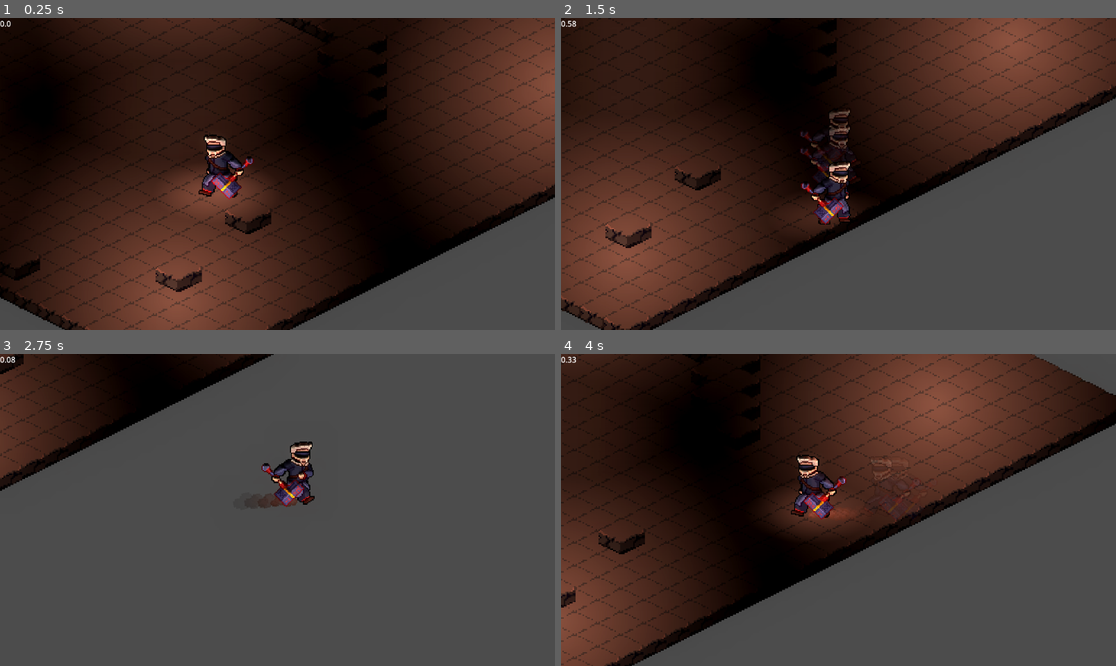
Above: before the commit, frames 1-4 (two rows, left to right).
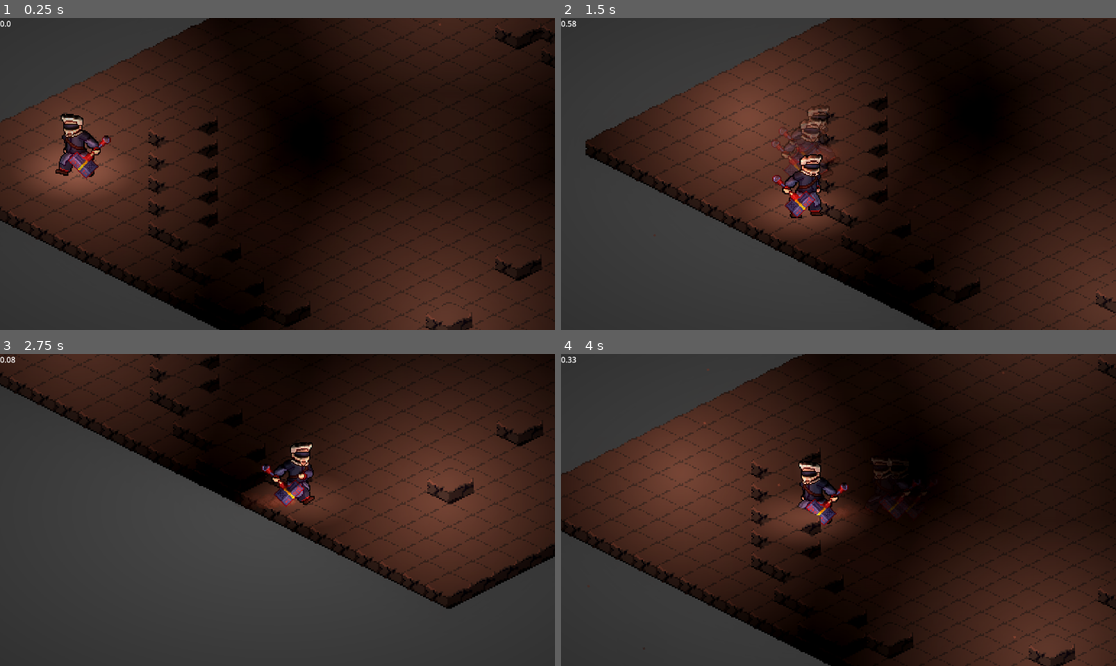
Above: after the commit, the same moments.

Repository: VoidPep/StampExorcists
Game: Godot game, scene res://scenes/tiles/tile_map.tscn
The game is run twice, just before and just after one commit, with the same random seed, the same clock (stepped at 60 frames per second) and the same inputs. The engine's default icon, where the game draws it, is replaced by a stand-in: a white triangle on a blue panel in a dark square.
Inputs:
- Up to frame 1 (0.25 s): no input
- Up to frame 2 (1.5 s): hold Right (ui_right) 0.53-1.28 s; tap Shift (dash) at 0.6, 1.35 s; tap Space at 0.77 s; hold Down (ui_down) from 1.28 s (still down)
- Up to frame 3 (2.75 s): tap Space at 1.52 s; release Down (ui_down) at 2.03 s; hold Right (ui_right) from 2.03 s (still down); tap Shift (dash) at 2.1 s
- Up to frame 4 (4 s): release Right (ui_right) at 2.78 s; hold Up (ui_up) 2.78-3.53 s; tap Shift (dash) at 2.85, 3.6 s; tap Space at 3.02, 3.77 s; hold Left (ui_left) from 3.53 s (still down)

The runs differ from the first frame. In frame 1, 64% of the frame differs, in the area x 0-100%, y 0-100%; in frame 2, 83%; in frame 3, 52%; in frame 4, 84%.

Commit message:
Sistema de particula de poeira

Diff:
--- /dev/null
+++ b/art/shaders/vignette.gdshader
@@ -0,0 +1,12 @@
+shader_type canvas_item;
+
+uniform float outerRadius : hint_range(0.0, 5.0) = 1.0;
+uniform float MainAlpha : hint_range(0.0, 1.0) = 1.0;
+uniform vec4 vignette_color: source_color;
+
+void fragment() {
+	float x = abs(UV.x-.5)*2.0;
+	float y = abs(UV.y-.5)*2.0;
+	float v = (sqrt((x*x)+(y*y))/outerRadius);
+	COLOR = vec4(vignette_color.rgb,v*MainAlpha);
+}
--- /dev/null
+++ b/scenes/tiles/enviroment_particles.tscn
@@ -0,0 +1,22 @@
+[gd_scene format=3 uid="uid://dygwlndx08luy"]
+
+[sub_resource type="ParticleProcessMaterial" id="ParticleProcessMaterial_cs64r"]
+particle_flag_disable_z = true
+emission_shape = 3
+emission_box_extents = Vector3(576, 320, 1)
+angle_min = 15.0000105
+angle_max = 25.000011
+direction = Vector3(1, -1, 0)
+initial_velocity_min = 10.0
+initial_velocity_max = 25.0
+gravity = Vector3(0, -10, 0)
+scale_min = 0.39999998
+scale_max = 0.79999995
+turbulence_enabled = true
+
+[node name="GPUParticles2D" type="GPUParticles2D" unique_id=801811652]
+modulate = Color(0.933838, 0.8200667, 0.6695875, 0.531)
+amount = 50
+lifetime = 5.0
+randomness = 0.5
+process_material = SubResource("ParticleProcessMaterial_cs64r")
--- a/scenes/tiles/tile_map.tscn
+++ b/scenes/tiles/tile_map.tscn
@@ -5,6 +5,20 @@
 [ext_resource type="PackedScene" uid="uid://c7ulna0tu1fx" path="res://scenes/player/camera_2D.tscn" id="2_s7nh2"]
 [ext_resource type="PackedScene" uid="uid://cv7p17vbsy3wg" path="res://scenes/LightSource.tscn" id="4_311d0"]
 [ext_resource type="PackedScene" uid="uid://bphgkwouy8mgs" path="res://scenes/tiles/ui.tscn" id="5_dgahj"]
+
+[sub_resource type="ParticleProcessMaterial" id="ParticleProcessMaterial_dgahj"]
+particle_flag_disable_z = true
+emission_shape = 3
+emission_box_extents = Vector3(2100, 1080, 1)
+angle_min = 15.0000105
+angle_max = 25.000011
+direction = Vector3(1, -1, 0)
+initial_velocity_min = 10.0
+initial_velocity_max = 25.0
+gravity = Vector3(0, -10, 0)
+scale_min = 6.0499997
+scale_max = 6.0499997
+turbulence_enabled = true
 
 [sub_resource type="Environment" id="Environment_311d0"]
 background_mode = 3
@@ -50,21 +64,31 @@
 
 [node name="Enviroment" type="Node2D" parent="." unique_id=538283779]
 
+[node name="DustParticles" type="GPUParticles2D" parent="Enviroment" unique_id=1612440778]
+modulate = Color(0.97401303, 0.9272073, 0.8669776, 0.5294118)
+z_index = 6
+position = Vector2(-218, -295)
+amount = 100
+lifetime = 6.0
+randomness = 0.5
+visibility_rect = Rect2(-2000, -2000, 2000, 2000)
+process_material = SubResource("ParticleProcessMaterial_dgahj")
+
 [node name="Y_SortLayer" type="Node2D" parent="Enviroment" unique_id=1380398732]
 y_sort_enabled = true
 
-[node name="Tiles" type="Node2D" parent="Enviroment/Y_SortLayer" unique_id=486979448]
+[node name="EnviromentLayer" type="Node2D" parent="Enviroment/Y_SortLayer" unique_id=362066009]
 y_sort_enabled = true
+
+[node name="EnviromentLayer" type="TileMapLayer" parent="Enviroment/Y_SortLayer/EnviromentLayer" unique_id=1443332372]
+y_sort_enabled = true
+position = Vector2(4, 0)
 scale = Vector2(4, 4)
-
-[node name="EnviromentLayer" type="TileMapLayer" parent="Enviroment/Y_SortLayer/Tiles" unique_id=1443332372]
-y_sort_enabled = true
-position = Vector2(1, 0)
 tile_map_data = PackedByteArray("AADy/wMAAgAIAAUAAQDy/wQAAgAIAAUAAQDz/wQAAgAIAAUAAQDz/wUAAgAIAAUAAQD0/wUAAgAIAAUAAQD0/w …(464 unchanged characters)…
 tile_set = ExtResource("1_beh8d")
 
 [node name="CharacterBody2D" parent="Enviroment/Y_SortLayer" unique_id=1791341929 node_paths=PackedStringArray("dash_cooldown_ui") instance=ExtResource("2_beh8d")]
-position = Vector2(-202, -16)
+position = Vector2(-1346, -162)
 dash_cooldown_ui = NodePath("../../../UI/CanvasLayer/DashCooldown")
 
 [node name="Light" parent="Enviroment/Y_SortLayer" unique_id=1578226890 instance=ExtResource("4_311d0")]
--- a/scenes/tiles/tile_set.tres
+++ b/scenes/tiles/tile_set.tres
@@ -6,15 +6,15 @@
 texture = ExtResource("2_tp1ik")
 texture_region_size = Vector2i(32, 32)
 3:6/0 = 0
-3:6/0/texture_origin = Vector2i(0, 10)
+3:6/0/texture_origin = Vector2i(0, -8)
 9:6/0 = 0
 9:6/0/texture_origin = Vector2i(0, 10)
 8:5/next_alternative_id = 2
 8:5/0 = 0
-8:5/0/texture_origin = Vector2i(0, 10)
+8:5/0/texture_origin = Vector2i(0, -8)
 8:5/1 = 1
-8:5/1/texture_origin = Vector2i(0, 10)
-8:5/1/physics_layer_0/polygon_0/points = PackedVector2Array(0, -8, -16, 0, 0, 8, 16, 0)
+8:5/1/y_sort_origin = 8
+8:5/1/physics_layer_0/polygon_0/points = PackedVector2Array(1.0881443, -1.3057728, -15.669292, 8.487534, -0.65288734, 16.10455, 17.192696, 8.269905)
 0:8/0 = 0
 0:8/0/texture_origin = Vector2i(0, 10)
 1:8/0 = 0
--- a/scenes/tiles/ui.tscn
+++ b/scenes/tiles/ui.tscn
@@ -1,4 +1,12 @@
 [gd_scene format=3 uid="uid://bphgkwouy8mgs"]
+
+[ext_resource type="Shader" uid="uid://rrimwyvgobir" path="res://art/shaders/vignette.gdshader" id="1_cs64r"]
+
+[sub_resource type="ShaderMaterial" id="ShaderMaterial_2elss"]
+shader = ExtResource("1_cs64r")
+shader_parameter/outerRadius = 4.00000019
+shader_parameter/MainAlpha = 1.0
+shader_parameter/vignette_color = Color(0, 0, 0, 1)
 
 [node name="UI" type="Node2D" unique_id=1032464629]
 
@@ -17,3 +25,14 @@
 
 [node name="LightningLayer" type="CanvasLayer" parent="." unique_id=246622388]
 layer = 10
+
+[node name="Vignette" type="CanvasLayer" parent="." unique_id=1338517305]
+layer = 10
+
+[node name="ColorRect" type="ColorRect" parent="Vignette" unique_id=1775522418]
+material = SubResource("ShaderMaterial_2elss")
+anchors_preset = 15
+anchor_right = 1.0
+anchor_bottom = 1.0
+grow_horizontal = 2
+grow_vertical = 2
Not shown, added: art/shaders/vignette.gdshader.uid
